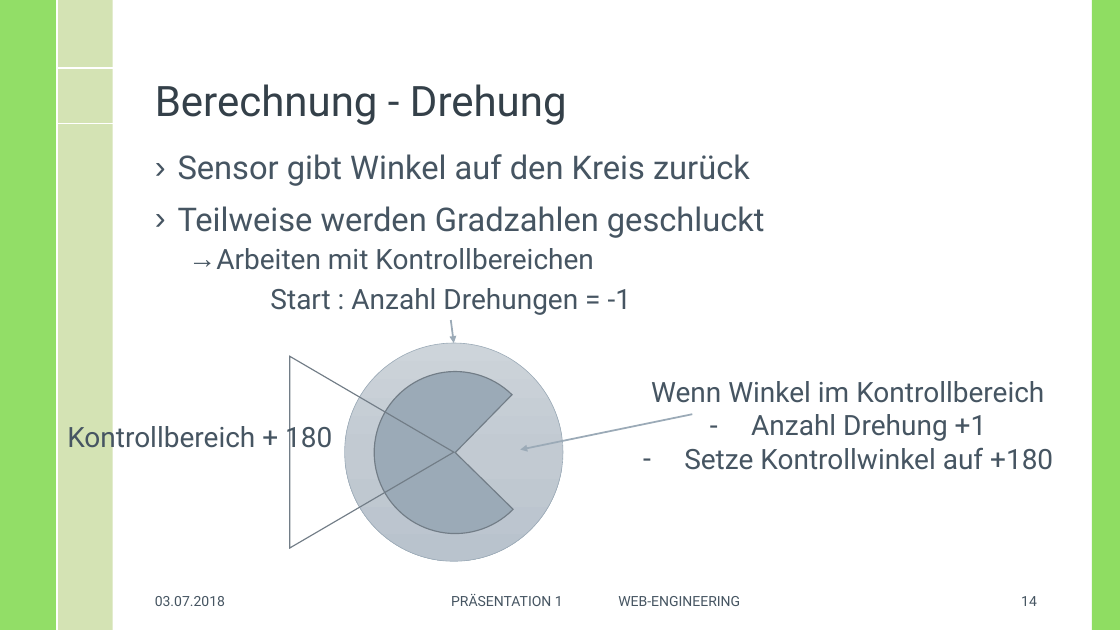
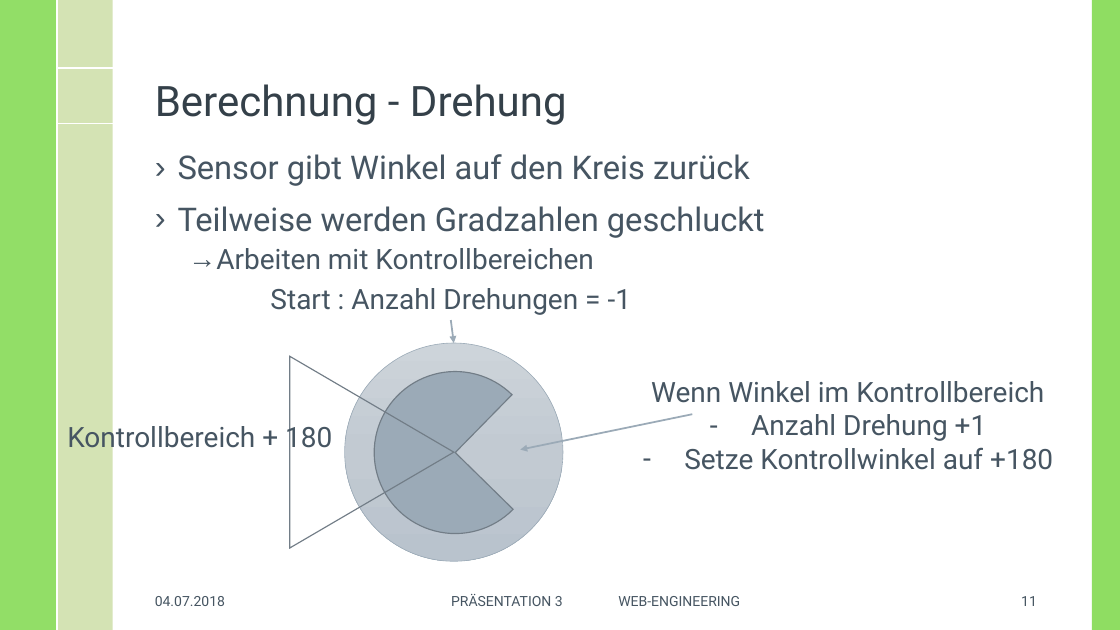
Before and after one commit to MasterInformatikHsBochum/data-app, a slide deck: slide 11 of Praesentation/WE-Präsentation3-06_07_18.pptx (slide 14 before the commit). Drawn at 1120x630 pixels with LibreOffice and Linux fonts; fonts in the diff are those of the drawing; background and template pictures are left out. Boxes give left, top, right and bottom in pixels: in the first picture for what was removed or moved away, otherwise in the second. Text is boxed around its words. In the diff, an @@ line names an element or a change of style, - is before the commit and + after.

```diff
--- a/Praesentation/WE-Präsentation3-06_07_18.pptx
+++ b/Praesentation/WE-Präsentation3-06_07_18.pptx
@@ text at (155, 596, 225, 606): text changed @@
-03.07.2018
+04.07.2018
@@ text at (451, 594, 740, 606): text changed @@
-PRÄSENTATION 1 WEB-ENGINEERING
+PRÄSENTATION 3 WEB-ENGINEERING
@@ page number at (1021, 596, 1037, 606): text changed @@
-14
+11
```
Also in this commit, not shown: 14 other slides changed, 3 slides removed.
